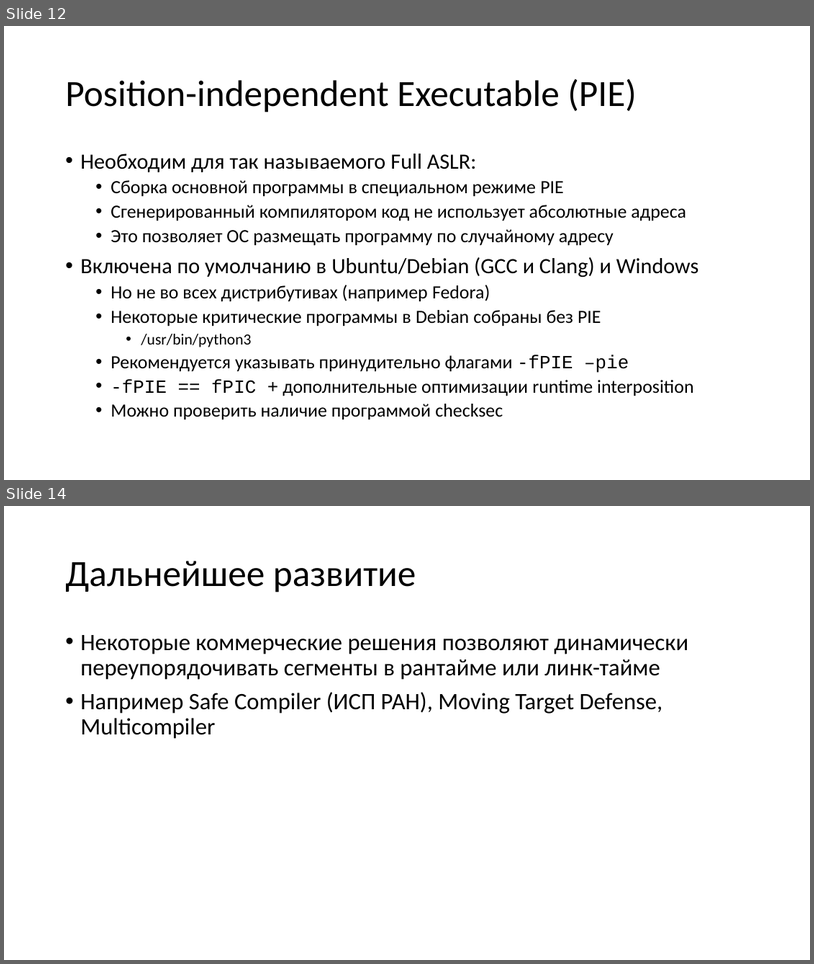
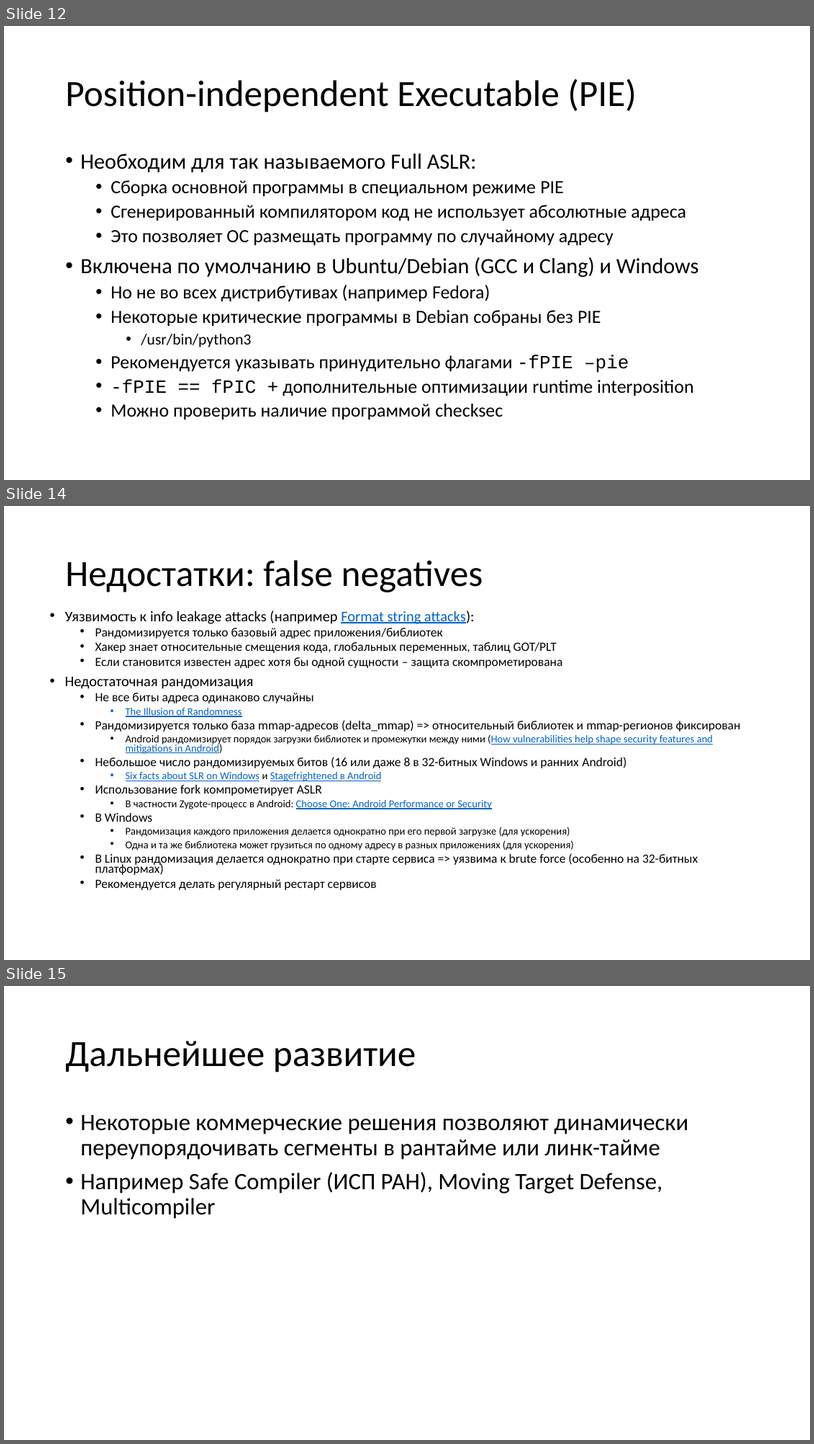
Before and after one commit to yugr/slides, a slide deck: CppZeroCost/2025/RU.pptx. Shown one above the other, each under a label of ours: slides 12 and 14 before the commit, slides 12, 14 and 15 after it; the slides between them are not shown. The pictures are 814x964 and 814x1444 pixels, drawn with LibreOffice and Linux fonts; fonts in the diff are those of the drawing. Boxes give left, top, right and bottom in pixels: in the first picture for what was removed or moved away, otherwise in the second. Text is boxed around its words. In the diff, an @@ line names an element or a change of style, - is before the commit and + after.

```diff
--- a/CppZeroCost/2025/RU.pptx
+++ b/CppZeroCost/2025/RU.pptx
@@ slide 14 added at (4,506,810,960), background #FFFFFF @@
@@ title added at (65,560,484,592), 44 pt, text #000000 @@
+Недостатки: false negatives
@@ text added at (65,610,741,890), 15 pt, text #000000 @@
+• Уязвимость к info leakage attacks (например Format string attacks):
+  • Рандомизируется только базовый адрес приложения/библиотек
+  • Хакер знает относительные смещения кода, глобальных переменных, таблиц GOT/PLT
+  • Eсли становится известен адрес хотя бы одной сущности – защита скомпрометирована
+• Недостаточная рандомизация
+  • Не все биты адреса одинаково случайны
+    • The Illusion of Randomness
+  • Рандомизируется только база mmap-адресов (delta_mmap) => относительный библиотек и mmap-регионов фиксирован
+    • Android рандомизирует порядок загрузки библиотек и промежутки между ними (How vulnerabilities help shape security features and mitigations in Android)
+  • Небольшое число рандомизируемых битов (16 или даже 8 в 32-битных Windows и ранних Android)
+    • Six facts about SLR on Windows и Stagefrightened в Android
+  • Использование fork компрометирует ASLR
+    • В частности Zygote-процесс в Android: Choose One: Android Performance or Security
+  • В Windows
+    • Рандомизация каждого приложения делается однократно при его первой загрузке (для ускорения)
+    • Одна и та же библиотека может грузиться по одному адресу в разных приложениях (для ускорения)
+  • В Linux рандомизация делается однократно при старте сервиса => уязвима к brute force (особенно на 32-битных платформах)
+  • Рекомендуется делать регулярный рестарт сервисов
@@ what was slide 14 is now slide 15 @@
```
Also in this commit, not shown: 4 slides changed, 2 other files.
